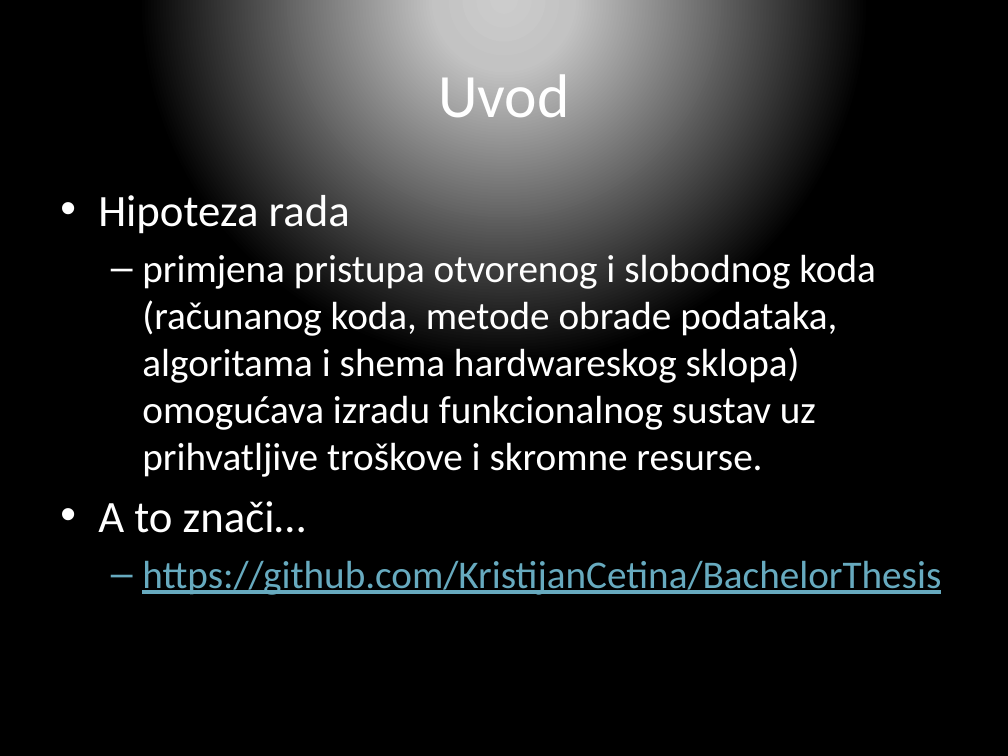
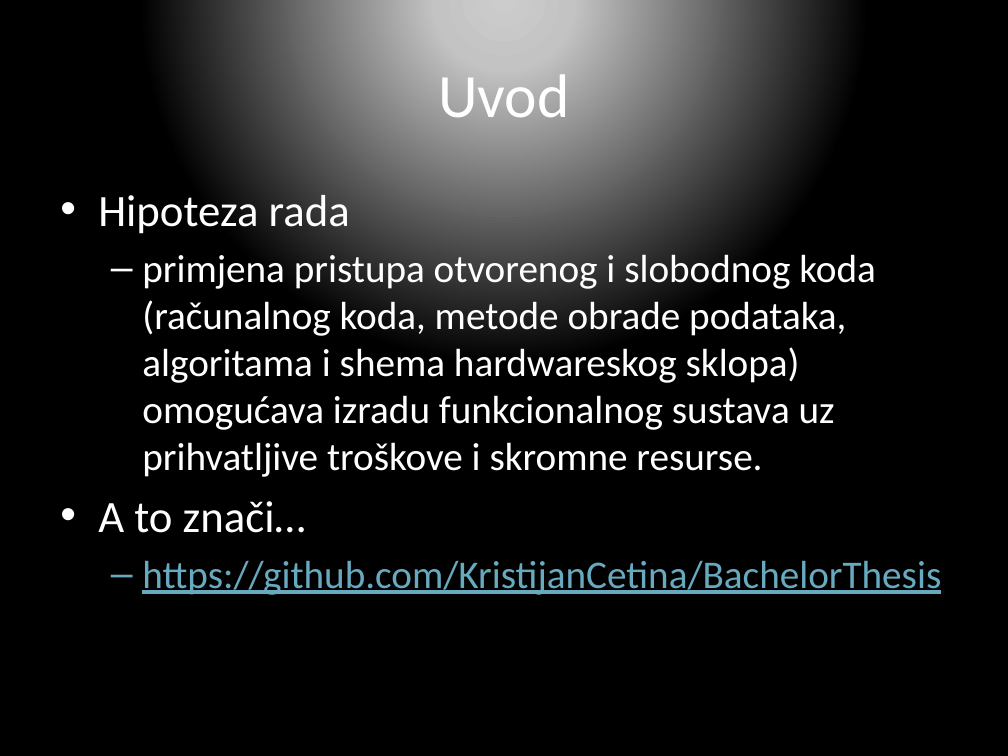
Before and after one commit to KristijanCetina/BachelorThesis, a slide deck: slide 2 of presentation/finalThesisPresentation.pptx. Drawn at 1008x756 pixels with LibreOffice and Linux fonts; fonts in the diff are those of the drawing. Boxes give left, top, right and bottom in pixels: in the first picture for what was removed or moved away, otherwise in the second. Text is boxed around its words. In the diff, an @@ line names an element or a change of style, - is before the commit and + after.

```diff
--- a/presentation/finalThesisPresentation.pptx
+++ b/presentation/finalThesisPresentation.pptx
@@ text at (142,254,875,477): text changed @@
-  – primjena pristupa otvorenog i slobodnog koda (računanog koda, metode obrade podataka, algoritama i shema hardwareskog sklopa) omogućava izradu funkcionalnog sustav uz prihvatljive troškove i skromne resurse.
+  – primjena pristupa otvorenog i slobodnog koda (računalnog koda, metode obrade podataka, algoritama i shema hardwareskog sklopa) omogućava izradu funkcionalnog sustava uz prihvatljive troškove i skromne resurse.
```
Also in this commit, not shown: 1 other slide changed.
